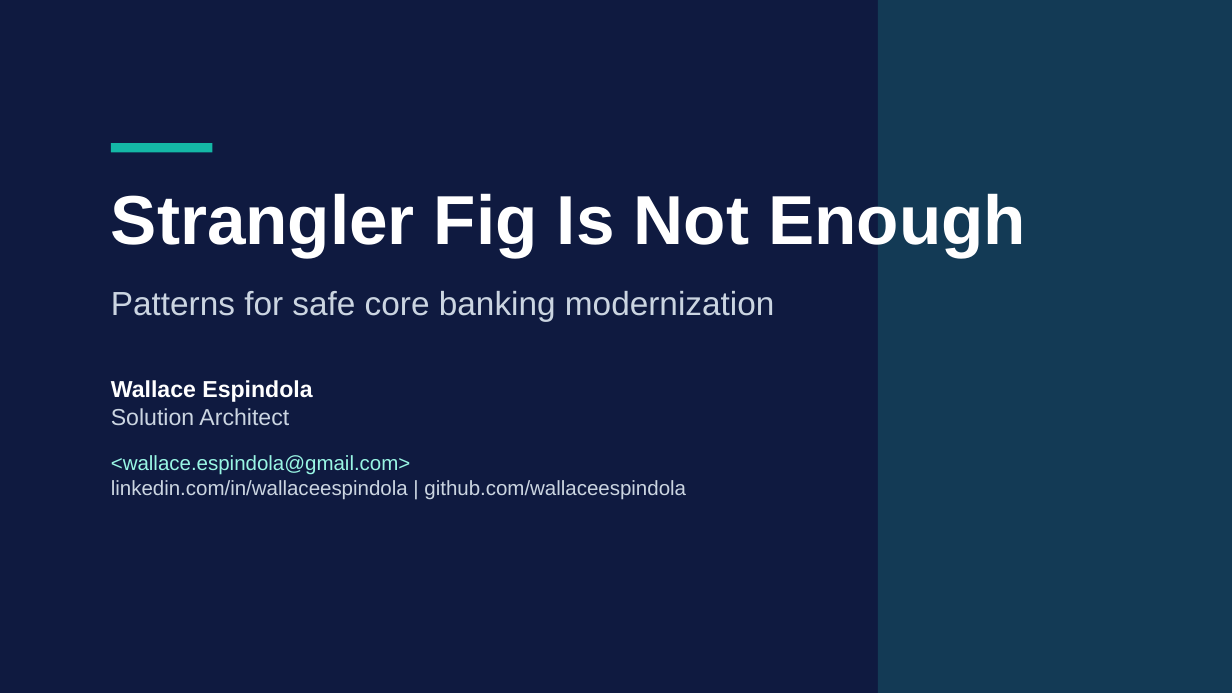
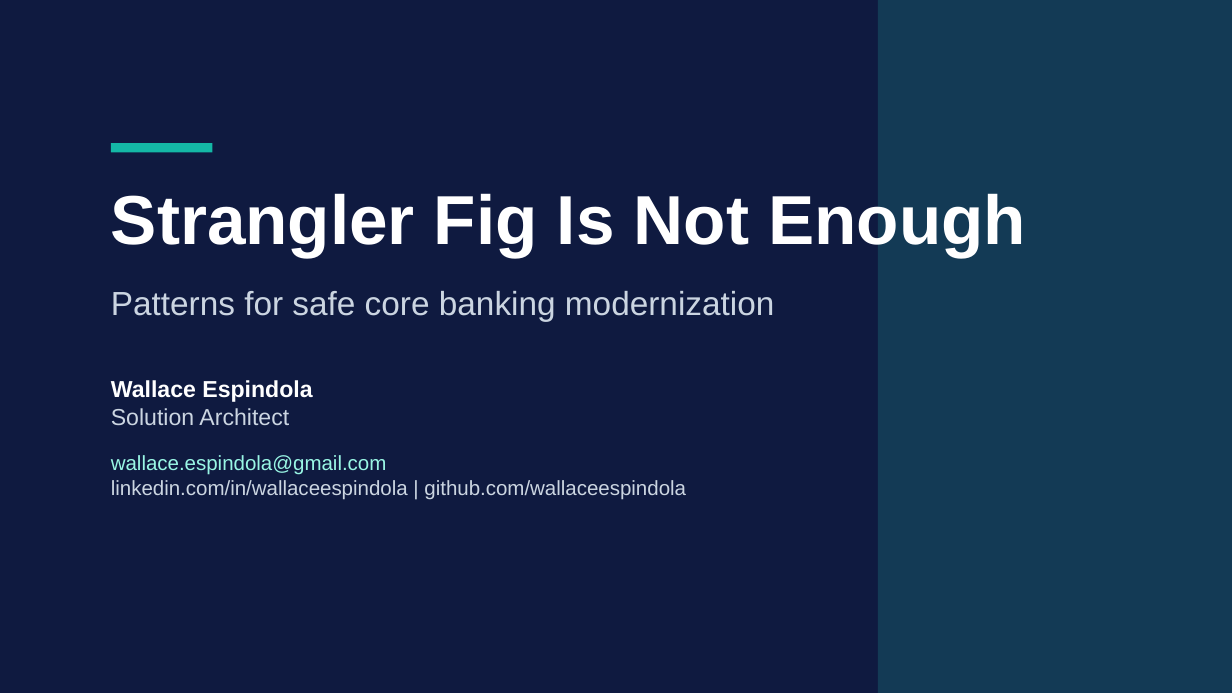
Before and after one commit to wallaceespindola/legacy-modernization-patterns, a slide deck: slide 1 of docs/presentations/legacy-modernization-patterns.pptx. Drawn at 1232x693 pixels with LibreOffice and Linux fonts; fonts in the diff are those of the drawing. Boxes give left, top, right and bottom in pixels: in the first picture for what was removed or moved away, otherwise in the second. Text is boxed around its words. In the diff, an @@ line names an element or a change of style, - is before the commit and + after.

```diff
--- a/docs/presentations/legacy-modernization-patterns.pptx
+++ b/docs/presentations/legacy-modernization-patterns.pptx
@@ text at [111, 455, 387, 475]: text changed @@
-<wallace.espindola@gmail.com>
+wallace.espindola@gmail.com
```
Also in this commit, not shown: 1 other slide changed, 1 other file.
